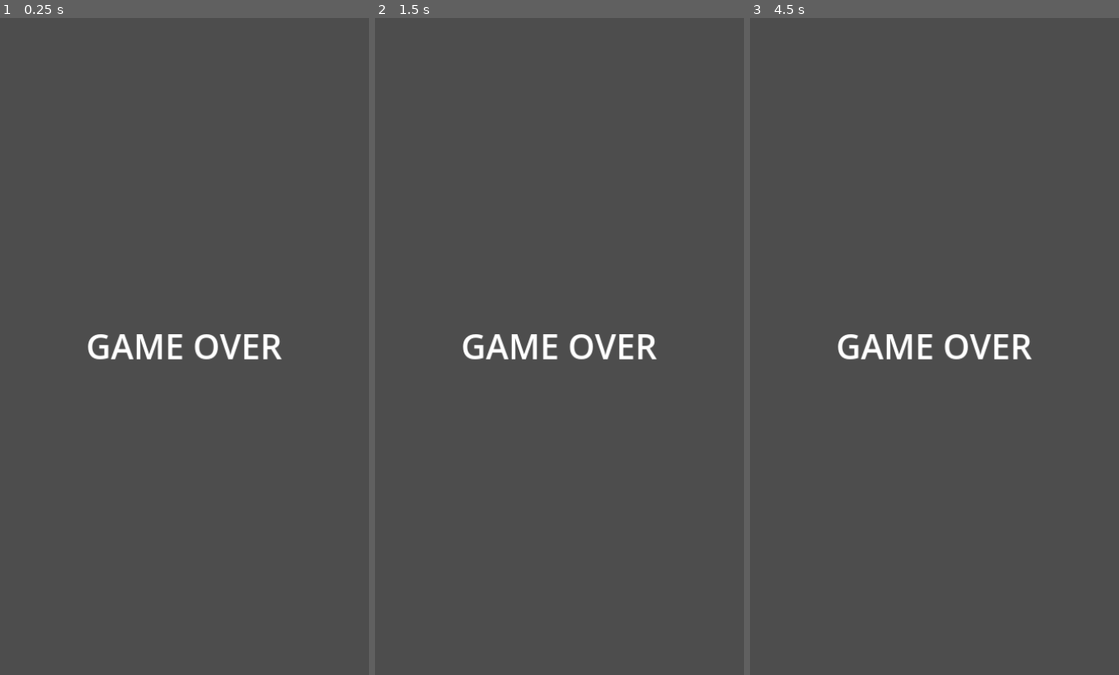
Above: before the commit, frames 1-3 (left to right).
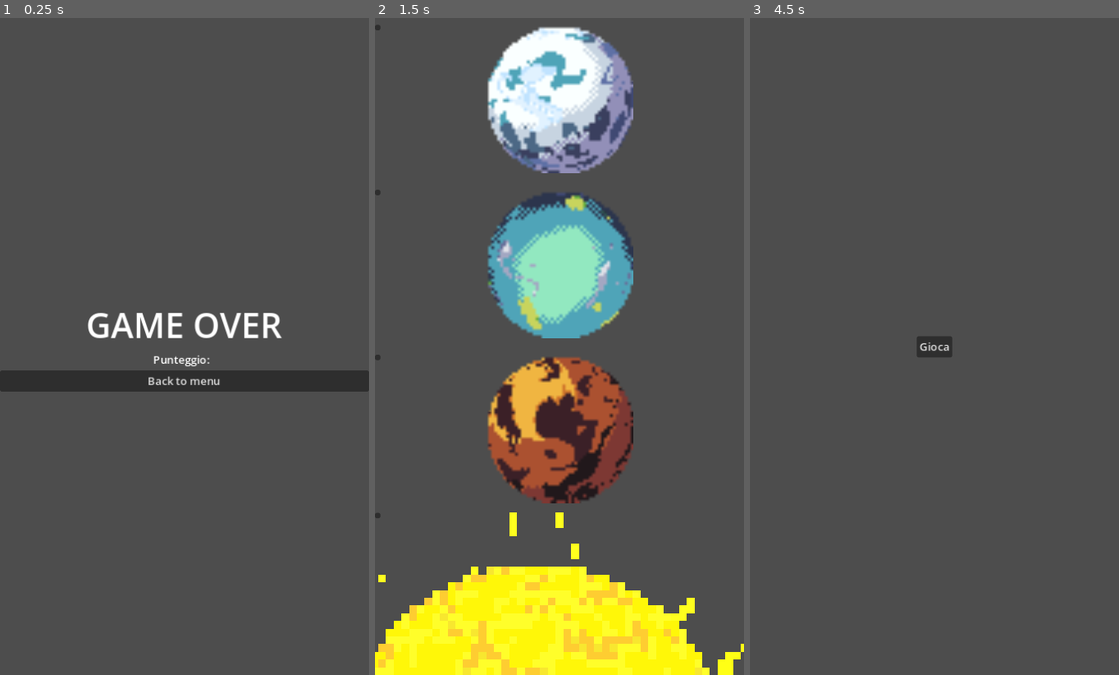
Above: after the commit, the same moments.

Repository: dragonero2704/GodotProject
Game: Godot game, scene res://Scenes/gameover.tscn
Two runs of this game, one before a commit and one after it. Both use one fixed random seed, a clock stepped at 60 frames per second and the inputs below. This scene is started directly instead of the project's main scene.
Inputs (mouse positions are in pixels of both pictures, inside the frame that each line leads up to):
- Up to frame 1 (0.25 s): no input
- Up to frame 2 (1.5 s): click (559, 379) at 0.5 s, where only the run after the commit has a clickable "Back to menu"; click (559, 346) at 1.25 s, where only the run after the commit has a clickable "Gioca"
- Up to frame 3 (4.5 s): click (753, 24) at 2.02 s; click (753, 195) at 2.77 s; click (753, 359) at 3.52 s; click (753, 517) at 4.27 s

The runs differ from the first frame. In frame 1, 5.0% of the frame differs, in the area x 0-100%, y 44-57%; in frame 2, 34%, in the area x 0-100%, y 1-100%; in frame 3, 1.1%.

Commit message:
cambiamenti mappa

Diff:
--- a/Scenes/gameover.tscn
+++ b/Scenes/gameover.tscn
@@ -1,6 +1,6 @@
 [gd_scene load_steps=4 format=3 uid="uid://dooq4yjybiqng"]
 
-[ext_resource type="Script" path="res://Script/VBoxContainer.gd" id="1_4ijk0"]
+[ext_resource type="Script" path="res://Script/gameover.gd" id="1_1lpha"]
 
 [sub_resource type="SystemFont" id="SystemFont_4nngk"]
 
@@ -8,13 +8,14 @@
 font = SubResource("SystemFont_4nngk")
 font_size = 50
 
-[node name="Menu" type="Control"]
+[node name="Gameover" type="Control"]
 layout_mode = 3
 anchors_preset = 15
 anchor_right = 1.0
 anchor_bottom = 1.0
 grow_horizontal = 2
 grow_vertical = 2
+script = ExtResource("1_1lpha")
 
 [node name="MarginContainer" type="MarginContainer" parent="."]
 layout_mode = 1
@@ -27,7 +28,6 @@
 [node name="VBoxContainer" type="VBoxContainer" parent="MarginContainer"]
 layout_mode = 2
 size_flags_vertical = 4
-script = ExtResource("1_4ijk0")
 
 [node name="CenterContainer" type="CenterContainer" parent="MarginContainer/VBoxContainer"]
 layout_mode = 2
@@ -38,3 +38,23 @@
 layout_mode = 2
 text = "GAME OVER"
 label_settings = SubResource("LabelSettings_0toeh")
+
+[node name="CenterContainer2" type="CenterContainer" parent="MarginContainer/VBoxContainer"]
+layout_mode = 2
+
+[node name="HBoxContainer" type="HBoxContainer" parent="MarginContainer/VBoxContainer/CenterContainer2"]
+layout_mode = 2
+
+[node name="Label" type="Label" parent="MarginContainer/VBoxContainer/CenterContainer2/HBoxContainer"]
+layout_mode = 2
+text = "Punteggio: "
+
+[node name="punteggio" type="Label" parent="MarginContainer/VBoxContainer/CenterContainer2/HBoxContainer"]
+unique_name_in_owner = true
+layout_mode = 2
+
+[node name="Button" type="Button" parent="MarginContainer/VBoxContainer"]
+layout_mode = 2
+text = "Back to menu"
+
+[connection signal="pressed" from="MarginContainer/VBoxContainer/Button" to="." method="_on_button_pressed"]
--- a/Scenes/mappa.tscn
+++ b/Scenes/mappa.tscn
@@ -1,6 +1,10 @@
-[gd_scene load_steps=2 format=3 uid="uid://cu2as5k55itwe"]
+[gd_scene load_steps=6 format=3 uid="uid://cu2as5k55itwe"]
 
-[ext_resource type="Script" path="res://Scenes/mappa.gd" id="1_ufqds"]
+[ext_resource type="Script" path="res://Script/mappa.gd" id="1_a3fxx"]
+[ext_resource type="Texture2D" uid="uid://6ekhtboji8al" path="res://Mysprites/pianeta_1.png" id="1_f3gtd"]
+[ext_resource type="Texture2D" uid="uid://cgm55xs0lypi5" path="res://Mysprites/pianeta_2.png" id="3_qboma"]
+[ext_resource type="Texture2D" uid="uid://bo4etxarbauf0" path="res://Mysprites/pianeta_3.png" id="4_8apid"]
+[ext_resource type="Texture2D" uid="uid://dkxqq7cvy450x" path="res://Mysprites/sole.png" id="5_jl4y6"]
 
 [node name="Mappa" type="Control"]
 layout_mode = 3
@@ -9,4 +13,86 @@
 anchor_bottom = 1.0
 grow_horizontal = 2
 grow_vertical = 2
-script = ExtResource("1_ufqds")
+script = ExtResource("1_a3fxx")
+
+[node name="MarginContainer" type="MarginContainer" parent="."]
+layout_mode = 1
+anchors_preset = 15
+anchor_right = 1.0
+anchor_bottom = 1.0
+grow_horizontal = 2
+grow_vertical = 2
+
+[node name="VBoxContainer" type="VBoxContainer" parent="MarginContainer"]
+layout_mode = 2
+alignment = 1
+
+[node name="IcyPlanet" type="MarginContainer" parent="MarginContainer/VBoxContainer"]
+layout_mode = 2
+size_flags_vertical = 3
+theme_override_constants/margin_top = 10
+theme_override_constants/margin_bottom = 10
+
+[node name="IcyPlanetTexture" type="TextureRect" parent="MarginContainer/VBoxContainer/IcyPlanet"]
+layout_mode = 2
+texture = ExtResource("1_f3gtd")
+stretch_mode = 5
+
+[node name="IcyPlanetButton" type="Button" parent="MarginContainer/VBoxContainer/IcyPlanet/IcyPlanetTexture"]
+layout_mode = 0
+offset_right = 8.0
+offset_bottom = 8.0
+
+[node name="WaterPlanet" type="MarginContainer" parent="MarginContainer/VBoxContainer"]
+layout_mode = 2
+size_flags_vertical = 3
+theme_override_constants/margin_top = 10
+theme_override_constants/margin_bottom = 10
+
+[node name="WaterPlanetTexture" type="TextureRect" parent="MarginContainer/VBoxContainer/WaterPlanet"]
+layout_mode = 2
+texture = ExtResource("3_qboma")
+stretch_mode = 5
+
+[node name="WaterPlanetButton" type="Button" parent="MarginContainer/VBoxContainer/WaterPlanet/WaterPlanetTexture"]
+layout_mode = 0
+offset_right = 8.0
+offset_bottom = 8.0
+
+[node name="FirePlanet" type="MarginContainer" parent="MarginContainer/VBoxContainer"]
+layout_mode = 2
+size_flags_vertical = 3
+theme_override_constants/margin_top = 10
+theme_override_constants/margin_bottom = 10
+
+[node name="FirePlanetTexture" type="TextureRect" parent="MarginContainer/VBoxContainer/FirePlanet"]
+layout_mode = 2
+texture = ExtResource("4_8apid")
+stretch_mode = 5
+
+[node name="FirePlanetButton" type="Button" parent="MarginContainer/VBoxContainer/FirePlanet/FirePlanetTexture"]
+layout_mode = 0
+offset_right = 8.0
+offset_bottom = 8.0
+
+[node name="Sun" type="MarginContainer" parent="MarginContainer/VBoxContainer"]
+layout_mode = 2
+size_flags_vertical = 3
+theme_override_constants/margin_top = 0
+
+[node name="SunTexture" type="TextureRect" parent="MarginContainer/VBoxContainer/Sun"]
+texture_filter = 3
+layout_mode = 2
+texture = ExtResource("5_jl4y6")
+expand_mode = 2
+stretch_mode = 6
+
+[node name="BackToMenu" type="Button" parent="MarginContainer/VBoxContainer/Sun/SunTexture"]
+layout_mode = 0
+offset_right = 8.0
+offset_bottom = 8.0
+
+[connection signal="pressed" from="MarginContainer/VBoxContainer/IcyPlanet/IcyPlanetTexture/IcyPlanetButton" to="." method="_on_icy_planet_button_pressed"]
+[connection signal="pressed" from="MarginContainer/VBoxContainer/WaterPlanet/WaterPlanetTexture/WaterPlanetButton" to="." method="_on_water_planet_button_pressed"]
+[connection signal="pressed" from="MarginContainer/VBoxContainer/FirePlanet/FirePlanetTexture/FirePlanetButton" to="." method="_on_fire_planet_button_pressed"]
+[connection signal="pressed" from="MarginContainer/VBoxContainer/Sun/SunTexture/BackToMenu" to="." method="_on_back_to_menu_pressed"]
--- /dev/null
+++ b/Scenes/menu.tscn
@@ -0,0 +1,30 @@
+[gd_scene load_steps=2 format=3 uid="uid://cravst8uadve3"]
+
+[ext_resource type="Script" path="res://Script/menu.gd" id="1_6fr6a"]
+
+[node name="Menu" type="Control"]
+layout_mode = 3
+anchors_preset = 15
+anchor_right = 1.0
+anchor_bottom = 1.0
+grow_horizontal = 2
+grow_vertical = 2
+script = ExtResource("1_6fr6a")
+
+[node name="CenterContainer" type="CenterContainer" parent="."]
+layout_mode = 1
+anchors_preset = 14
+anchor_top = 0.5
+anchor_right = 1.0
+anchor_bottom = 0.5
+offset_top = -15.5
+offset_bottom = 15.5
+grow_horizontal = 2
+grow_vertical = 2
+
+[node name="Button" type="Button" parent="CenterContainer"]
+layout_mode = 2
+text = "Gioca
+"
+
+[connection signal="pressed" from="CenterContainer/Button" to="." method="_on_button_pressed"]
--- a/Scenes/mappa.gd
+++ b/Script/gameover.gd
@@ -1,6 +1,6 @@
 extends Control
 
-
+const menu = "res://Scenes/menu.tscn"
 # Called when the node enters the scene tree for the first time.
 func _ready():
 	pass # Replace with function body.
@@ -9,3 +9,8 @@
 # Called every frame. 'delta' is the elapsed time since the previous frame.
 func _process(delta):
 	pass
+
+
+func _on_button_pressed():
+	get_tree().change_scene_to_file(menu)
+	pass # Replace with function body.
--- /dev/null
+++ b/Script/mappa.gd
@@ -0,0 +1,35 @@
+extends Control
+
+const level1 = "res://Scenes/game1.tscn"
+const level2 = "res://Scenes/game2.tscn"
+const level3 = "res://Scenes/game3.tscn"
+const menu = "res://Scenes/menu.tscn"
+
+# Called when the node enters the scene tree for the first time.
+func _ready():
+	pass # Replace with function body.
+
+
+# Called every frame. 'delta' is the elapsed time since the previous frame.
+func _process(delta):
+	pass
+
+
+func _on_icy_planet_button_pressed():
+	get_tree().change_scene_to_file(level1)
+	pass # Replace with function body.
+
+
+func _on_water_planet_button_pressed():
+	get_tree().change_scene_to_file(level2)
+	pass # Replace with function body.
+
+
+func _on_fire_planet_button_pressed():
+	get_tree().change_scene_to_file(level3)
+	pass # Replace with function body.
+
+
+func _on_back_to_menu_pressed():
+	get_tree().change_scene_to_file(menu)
+	pass # Replace with function body.
--- a/Script/VBoxContainer.gd
+++ b/Script/menu.gd
@@ -1,6 +1,6 @@
-extends VBoxContainer
+extends Control
 
-
+const mappa = "res://Scenes/mappa.tscn"
 # Called when the node enters the scene tree for the first time.
 func _ready():
 	pass # Replace with function body.
@@ -9,3 +9,8 @@
 # Called every frame. 'delta' is the elapsed time since the previous frame.
 func _process(delta):
 	pass
+
+
+func _on_button_pressed():
+	get_tree().change_scene_to_file(mappa)
+	pass # Replace with function body.
Binary file added: Mysprites/sole.png
Not shown, added: Mysprites/sole.png.import
